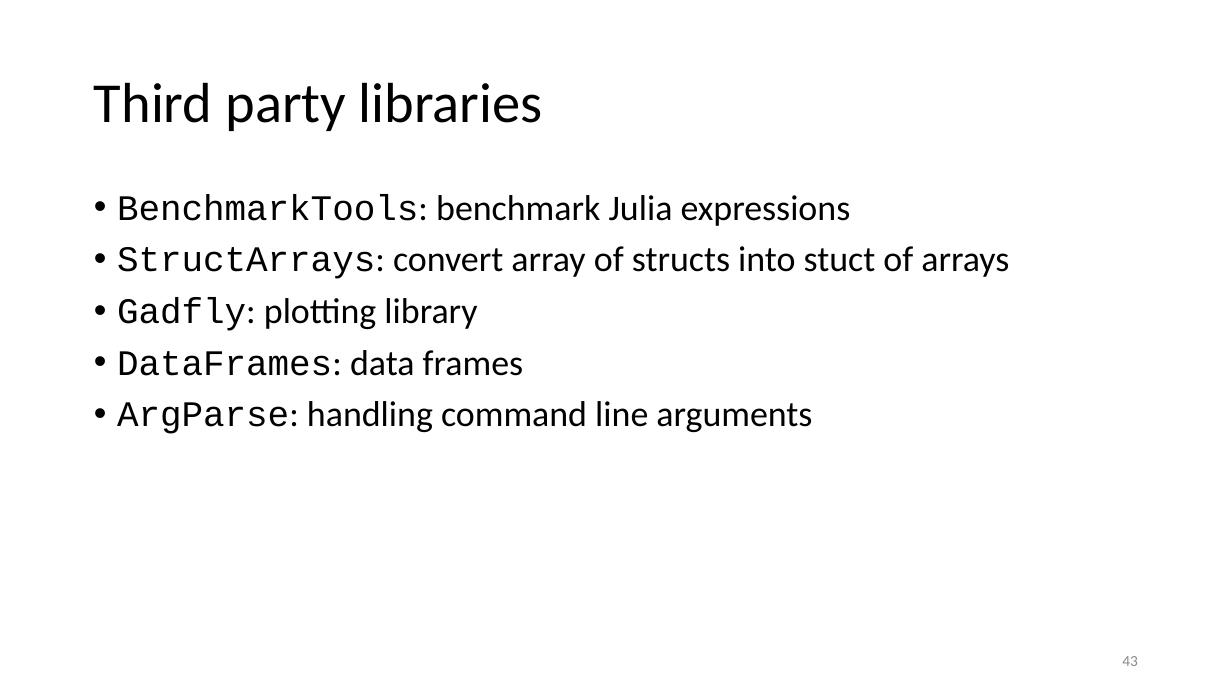
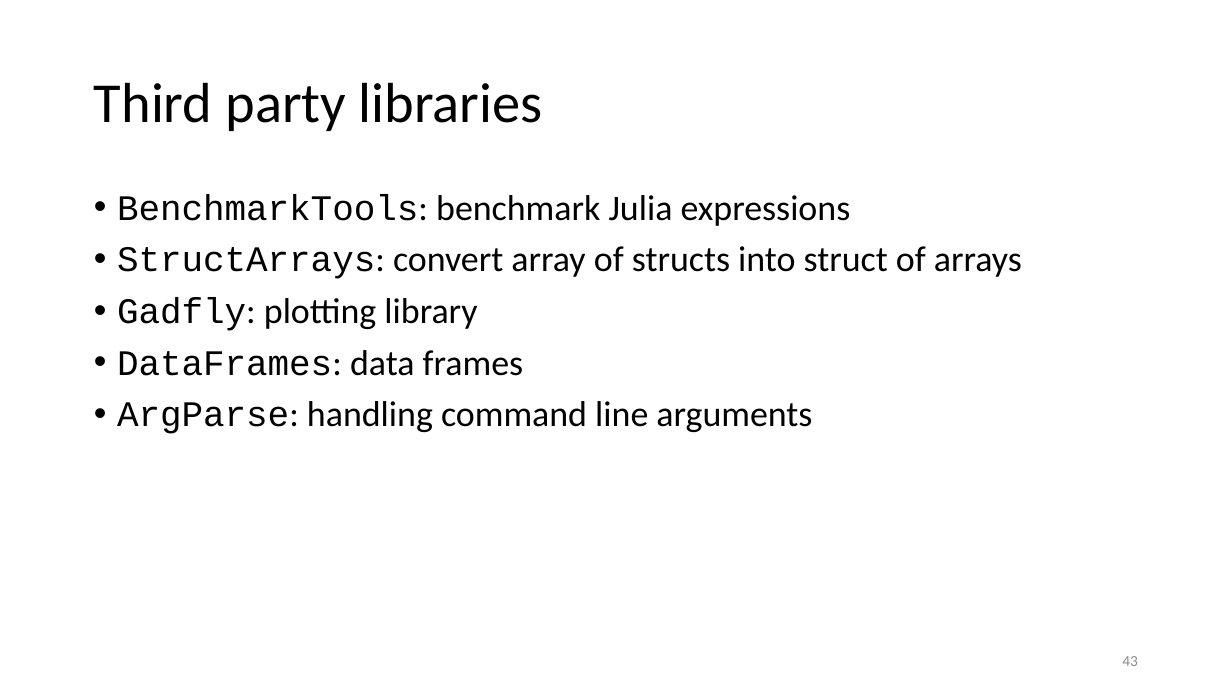
Before and after one commit to gjbex/Julia_good_bad_ugly, a slide deck: slide 43 of julia,_good_back_ugly.pptx. Drawn at 1232x693 pixels with LibreOffice and Linux fonts; fonts in the diff are those of the drawing. Boxes give left, top, right and bottom in pixels: in the first picture for what was removed or moved away, otherwise in the second. Text is boxed around its words. In the diff, an @@ line names an element or a change of style, - is before the commit and + after.

Commit message:
Fix typo

```diff
--- a/julia,_good_back_ugly.pptx
+++ b/julia,_good_back_ugly.pptx
@@ text at (x1=117, y1=246, x2=1022, y2=279): text changed @@
-• StructArrays: convert array of structs into stuct of arrays
+• StructArrays: convert array of structs into struct of arrays
```
